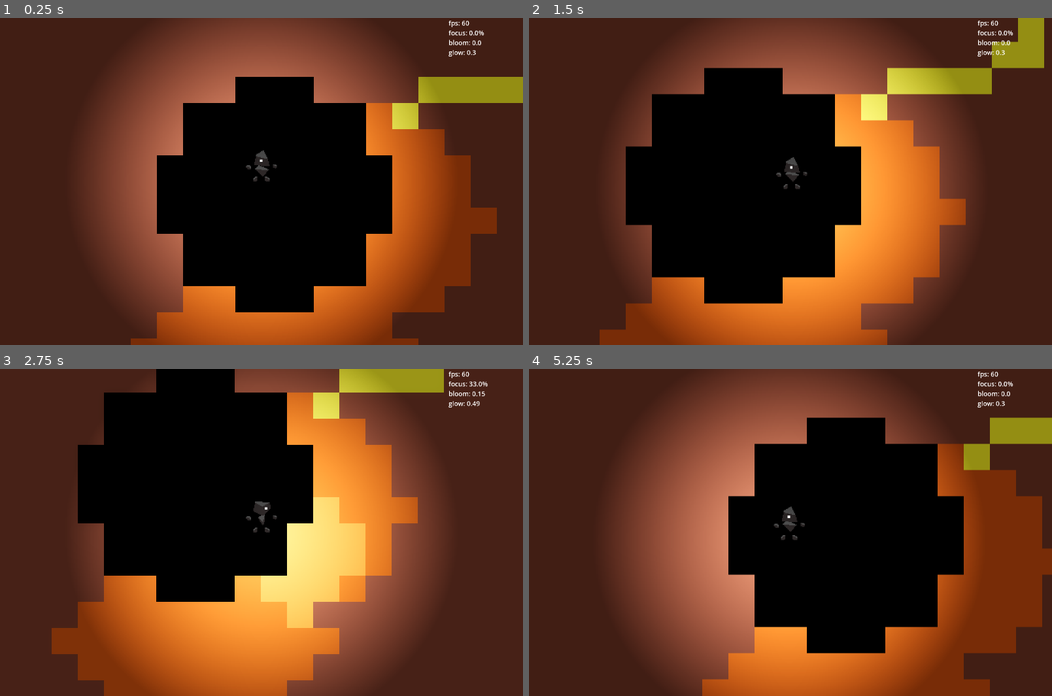
Above: before the commit, frames 1-4 (two rows, left to right).
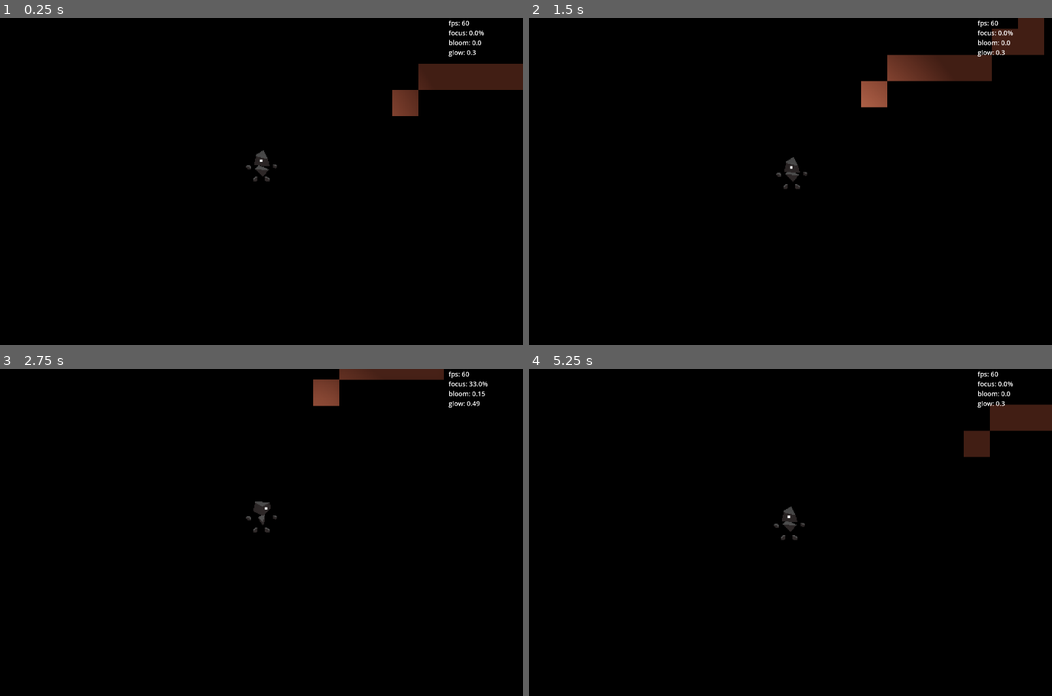
Above: after the commit, the same moments.

Repository: sethbuening/Eclipse-Rogue
Game: Godot game, scene res://scenes/game.tscn
Two runs of this game, one before a commit and one after it. Both use one fixed random seed, a clock stepped at 60 frames per second and the inputs below.
Inputs:
- Up to frame 1 (0.25 s): no input
- Up to frame 2 (1.5 s): hold D (move_right) 0.53-1.28 s; hold E (attack_interact) 0.53-1.28 s; hold S (move_down) from 1.28 s (still down); tap E (attack_interact) at 1.35 s
- Up to frame 3 (2.75 s): release S (move_down) at 2.03 s; hold D (move_right) from 2.03 s (still down); hold E (attack_interact) from 2.03 s (still down)
- Up to frame 4 (5.25 s): release D (move_right) at 2.78 s; release E (attack_interact) at 2.78 s; hold W (move_up) 2.78-3.53 s; tap E (attack_interact) at 2.85, 4.35 s; hold E (attack_interact) 3.53-4.28 s; hold A (move_left) 3.53-5.03 s; hold S (move_down) from 5.03 s (still down); hold E (attack_interact) from 5.03 s (still down)

The runs differ from the first frame. In frame 1, 75% of the frame differs, in the area x 0-100%, y 0-100%; in frame 2, 74%; in frame 3, 75%; in frame 4, 75%.

Commit message:
Updated atlas sprite tile size to be 32x48, added tile occlusion

Diff:
--- a/eclipse/scenes/game.tscn
+++ b/eclipse/scenes/game.tscn
@@ -33,6 +33,7 @@
 
 [node name="Player" parent="." unique_id=341096909 instance=ExtResource("1_uwrxv")]
 unique_name_in_owner = true
+z_as_relative = false
 
 [node name="CanvasLayer" type="CanvasLayer" parent="." unique_id=1395920423]
 layer = 2
--- a/eclipse/scripts/MultiMesh.gdshader
+++ b/eclipse/scripts/MultiMesh.gdshader
@@ -1,6 +1,6 @@
 shader_type canvas_item;
 uniform sampler2D atlas : source_color, filter_nearest;
-uniform float tile_size = 32.0;
+uniform vec2 sprite_size = vec2(32.0, 48.0);
 varying vec2 world_uv;
 varying vec4 custom_data;
 varying vec4 instance_color;
@@ -14,7 +14,7 @@
 void fragment() {
     vec2 uv_origin = custom_data.xy;
     vec2 uv_size   = custom_data.zw;
-    vec2 local_uv  = (world_uv / tile_size) + 0.5;
+    vec2 local_uv  = (world_uv / sprite_size) + 0.5;
     vec2 atlas_uv  = uv_origin + local_uv * uv_size;
     COLOR = texture(atlas, atlas_uv) * instance_color;
 }
--- a/eclipse/scripts/TilemapManager.gd
+++ b/eclipse/scripts/TilemapManager.gd
@@ -40,7 +40,9 @@
 
 @export_group("Rendering")
 @export var tile_atlas: Texture2D
-@export var atlas_tile_size: Vector2i = Vector2i(32, 32)
+@export var ATLAS_TILE_SIZE: Vector2i = Vector2i(32, 48)
+var SPRITE_OFFSET_Y: float = 0
+
 @export var atlas_pos_stone:   Vector2i = Vector2i(0, 0)
 @export var atlas_pos_rock:    Vector2i = Vector2i(0, 1)
 @export var atlas_pos_gold:    Vector2i = Vector2i(1, 0)
@@ -69,6 +71,7 @@
 
 # ----------------------------------------------------------------- ready ----
 func _ready() -> void:
+	SPRITE_OFFSET_Y = (ATLAS_TILE_SIZE.y - TILE_SIZE.y) / 2.0
 	map_seed = randi()
 
 	_setup_noise(chamber_noise,        PERLIN_CHAMBER_FREQUENCY)
@@ -121,7 +124,8 @@
 # ------------------------------------------------------------ rendering ----
 func _make_quad_mesh() -> QuadMesh:
 	var quad: QuadMesh = QuadMesh.new()
-	quad.size          = Vector2(TILE_SIZE)
+	@warning_ignore("integer_division")
+	quad.size          = Vector2(TILE_SIZE) + Vector2(0, TILE_SIZE.y / 2)
 	return quad
 
 func _setup_rendering() -> void:
@@ -146,16 +150,19 @@
 	var mat := ShaderMaterial.new()
 	mat.shader = preload("res://scripts/MultiMesh.gdshader")
 	mat.set_shader_parameter("atlas", tile_atlas)
-	mat.set_shader_parameter("tile_size", 32.0)
+	mat.set_shader_parameter("sprite_size", Vector2(ATLAS_TILE_SIZE))
 	multimesh_instance.material = mat
 
-	multimesh_instance.z_index = -1
+	multimesh_instance.z_index       = -1
 	multimesh_instance.z_as_relative = false
 
 	%TilemapManager.add_child(multimesh_instance)
 
+	var sorted_tiles: Array = tile_types.keys()
+	sorted_tiles.sort_custom(func(a: Vector2i, b: Vector2i) -> bool: return a.y < b.y)
+
 	var idx: int = 0
-	for map_pos: Vector2i in tile_types.keys():
+	for map_pos: Vector2i in sorted_tiles:
 		tile_instance_index[map_pos] = idx
 		_write_instance(idx, map_pos)
 		idx += 1
@@ -163,6 +170,7 @@
 func _write_instance(idx: int, map_pos: Vector2i) -> void:
 	@warning_ignore("integer_division")
 	var world_pos: Vector2 = Vector2((map_pos - Vector2i(WIDTH / 2, HEIGHT / 2)) * TILE_SIZE) + Vector2(TILE_SIZE) / 2.0
+	world_pos.y           -= SPRITE_OFFSET_Y
 	var t: Transform2D     = Transform2D.IDENTITY
 	t.origin               = world_pos
 	multimesh.set_instance_transform_2d(idx, t)
@@ -187,9 +195,9 @@
 		Util.tile.COPPER:  atlas_pos = atlas_pos_copper
 		Util.tile.CRYSTAL: atlas_pos = atlas_pos_crystal
 		_:                 atlas_pos = atlas_pos_stone
-	var atlas_px: Vector2  = Vector2(tile_atlas.get_size()) if tile_atlas else Vector2(128.0, 128.0)
-	var uv_origin: Vector2 = Vector2(atlas_pos * atlas_tile_size) / atlas_px
-	var uv_size: Vector2   = Vector2(atlas_tile_size) / atlas_px
+	var atlas_px: Vector2  = Vector2(tile_atlas.get_size()) if tile_atlas else Vector2(128.0, 192.0)
+	var uv_origin: Vector2 = Vector2(atlas_pos * ATLAS_TILE_SIZE) / atlas_px
+	var uv_size: Vector2   = Vector2(ATLAS_TILE_SIZE) / atlas_px
 	return Rect2(uv_origin, uv_size)
 
 func _get_atlas_rect(t: Util.tile) -> Rect2:
@@ -201,7 +209,7 @@
 		Util.tile.COPPER:  atlas_pos = atlas_pos_copper
 		Util.tile.CRYSTAL: atlas_pos = atlas_pos_crystal
 		_:                 atlas_pos = atlas_pos_stone
-	return Rect2(Vector2(atlas_pos * atlas_tile_size), Vector2(atlas_tile_size))
+	return Rect2(Vector2(atlas_pos * ATLAS_TILE_SIZE), Vector2(ATLAS_TILE_SIZE))
 
 func set_tile_color(map_pos: Vector2i, color: Color) -> void:
 	if not tile_instance_index.has(map_pos):
@@ -234,25 +242,34 @@
 		return
 
 	var world_center: Vector2 = map_to_world(map_pos)
-
 	var sprite             := Sprite2D.new()
 	sprite.texture          = tile_atlas
 	sprite.region_enabled   = true
 	sprite.region_rect      = _get_atlas_rect(tile_types[map_pos])
-	sprite.z_index          = 0
 	sprite.z_as_relative    = false
-
-	sprite.position = Vector2(world_center.x, world_center.y - TILE_SIZE.y / 2.0)
-	sprite.offset   = Vector2(0, TILE_SIZE.y / 2.0)
+	sprite.position = Vector2(world_center.x, world_center.y - SPRITE_OFFSET_Y - ATLAS_TILE_SIZE.y / 2.0)
+	sprite.offset   = Vector2(0, ATLAS_TILE_SIZE.y / 2.0)
 
 	occluder_sprites[map_pos] = sprite
-	get_parent().add_child(sprite)
+	# Fix for the error: defer add_child during _ready
+	get_parent().add_child.call_deferred(sprite)
 
 func _remove_occluder_sprite(map_pos: Vector2i) -> void:
 	if not occluder_sprites.has(map_pos):
 		return
 	occluder_sprites[map_pos].queue_free()
 	occluder_sprites.erase(map_pos)
+
+func update_occluder_depths(player: Node2D) -> void:
+	var player_map := world_to_map(player.global_position)
+	for map_pos: Vector2i in occluder_sprites:
+		var sprite: Sprite2D = occluder_sprites[map_pos]
+		# If the player's feet are on the same row or below this tile,
+		# the tile face should occlude the player (z in front of player)
+		if player_map.y <= map_pos.y:
+			sprite.z_index = 1   # draw in front of player
+		else:
+			sprite.z_index = -1  # draw behind player
 
 # ------------------------------------------------------------ collision ----
 func _build_collision() -> void:
--- a/eclipse/scripts/player.gd
+++ b/eclipse/scripts/player.gd
@@ -114,6 +114,8 @@
 	if Input.is_action_just_pressed("zoom_out"):
 		$"../Camera2D".zoom *= 0.5
 
+	%TilemapManager.update_occluder_depths(self)
+
 func _physics_process(_delta: float) -> void:
 	var input_vector: Vector2 = Input.get_vector("move_left", "move_right", "move_up", "move_down")
 	if input_vector != Vector2.ZERO:
Binary file changed: eclipse/art/tempatlas.png
